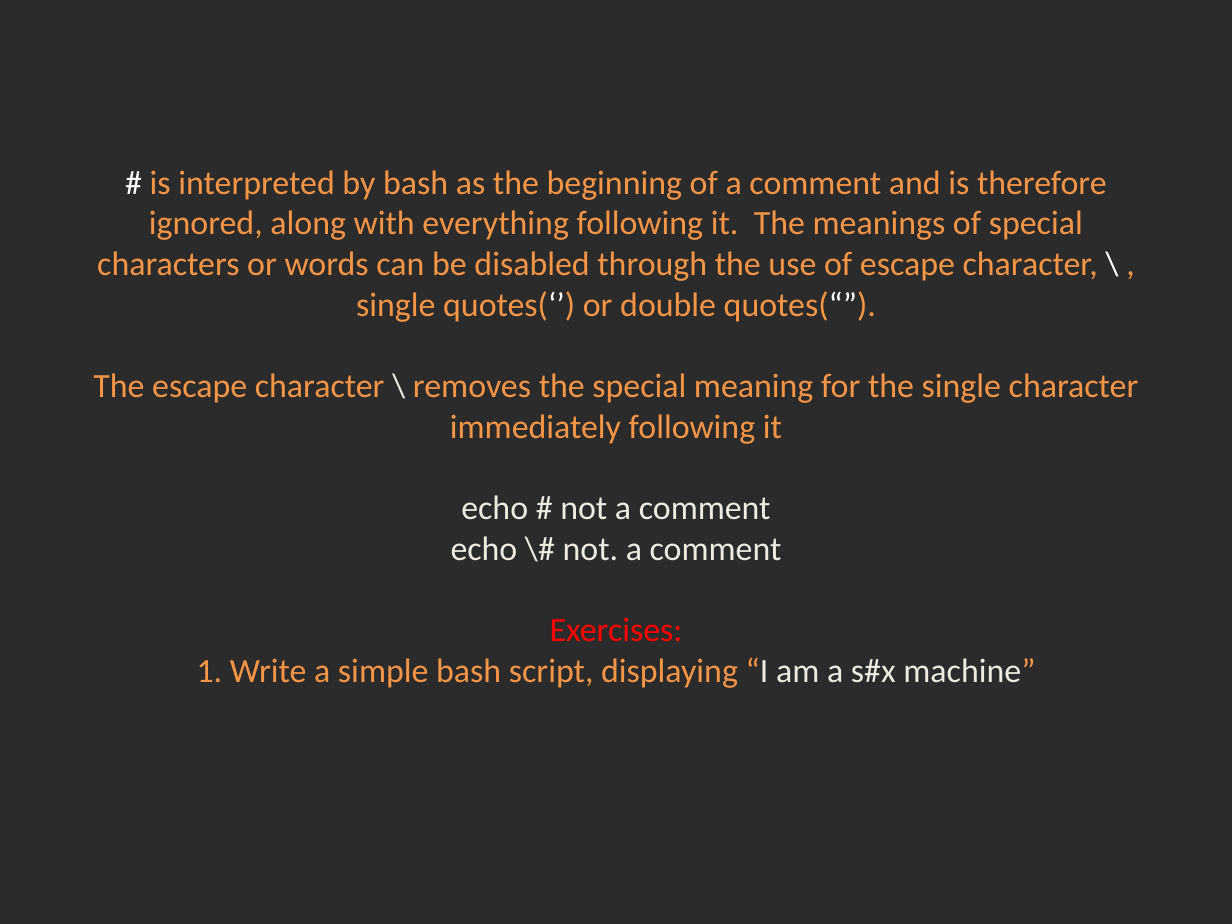
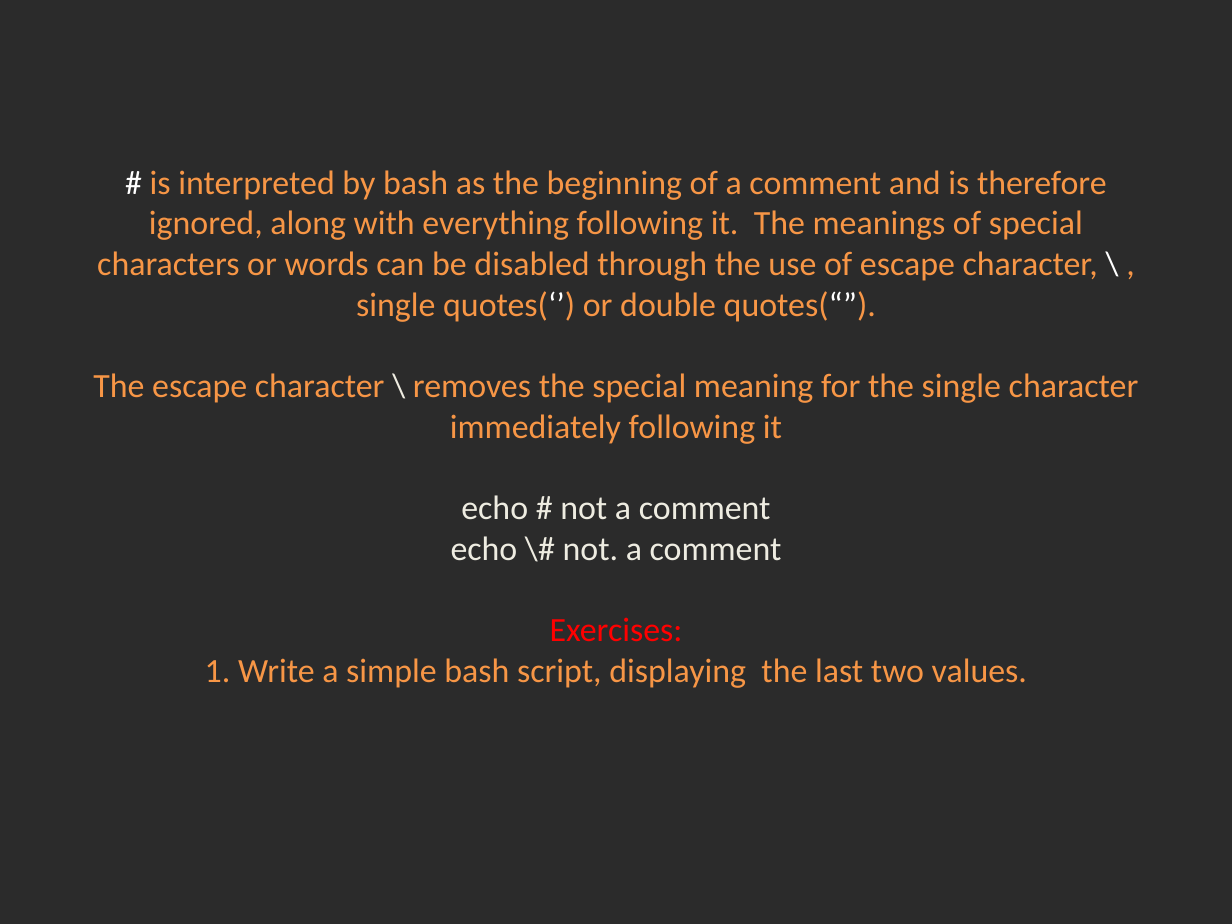
Before and after one commit to Academy-Soft-Intellect/Linux-Course, a slide deck: slide 3 of 15.BashScripting/15-Bash_Scripting.pptx. Drawn at 1232x924 pixels with LibreOffice and Linux fonts; fonts in the diff are those of the drawing; background and template pictures are left out; a plain dark background stands for a picture behind light text. Boxes give left, top, right and bottom in pixels: in the first picture for what was removed or moved away, otherwise in the second. Text is boxed around its words. In the diff, an @@ line names an element or a change of style, - is before the commit and + after.

Commit message:
Bash scripting.

```diff
--- a/15.BashScripting/15-Bash_Scripting.pptx
+++ b/15.BashScripting/15-Bash_Scripting.pptx
@@ title at [93, 170, 1139, 688]: text changed @@
-# is interpreted by bash as the beginning of a comment and is therefore ignored, along with everything following it. The meanings of special characters or words can be disabled through the use of escape character, \ , single quotes(‘’) or double quotes(“”).
-The escape character \ removes the special meaning for the single character immediately following it
-echo # not a comment
-echo \# not. a comment
-Exercises:
-1. Write a simple bash script, displaying “I am a s#x machine”
+# is interpreted by bash as the beginning of a comment and is therefore ignored, along with everything following it. The meanings of special characters or words can be disabled through the use of escape character, \ , single quotes(‘’) or double quotes(“”).
+The escape character \ removes the special meaning for the single character immediately following it
+echo # not a comment
+echo \# not. a comment
+Exercises:
+1. Write a simple bash script, displaying the last two values.
```
Also in this commit, not shown: 2 slides added.
